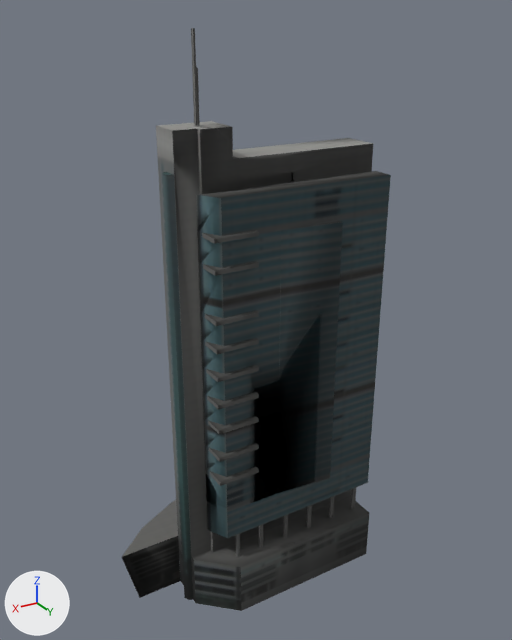
Two versions of the OBJ model app/static/3Ddemo/74403007/74403007.obj, one commit apart.
Rendered twice from a 50 mm lens placed at (111.5, 187.3, 188.3), pointed at (0.7, 2.7, 96.0). The axes (+X, +Y, +Z) are drawn at lower left. The lights are the same throughout. Where no turn or scale is listed for an object, it has been applied to the vertices.

In view in the first picture: '74403007'.
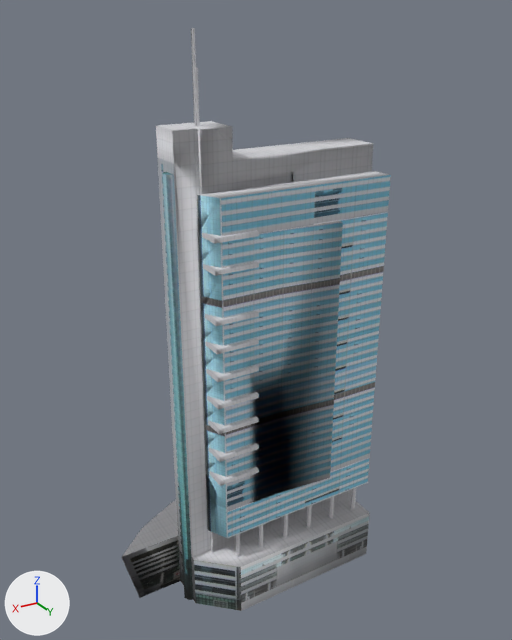
Location of each change, [x1, y1, x2, y2] in pixels of the pictures (512 x 640 px):
'74403007', recoloured (black to grey)
    both: [122, 28, 391, 611]

Diff of the bpy script that builds the scene:
```diff
--- a/app/static/3Ddemo/74403007/74403007.obj.py
+++ b/app/static/3Ddemo/74403007/74403007.obj.py
@@ img_b0001_d2_bmp @@
+img_b0001_d2_bmp = load_image('B0001-d2.bmp', 'B0001-d2.bmp', 1024, 1024, 'sRGB')
@@ mat_material__528 @@
+mat_material__528 = principled_material('Material__528')
+mat_material__528.texture = img_b0001_d2_bmp
+mat_material__528.roughness = 1.0
@@ me_74403007 @@
 me_74403007.from_pydata(...)  # 472 vertices, 645 faces; spans x -46.0..53.0, y -21.0..26.0, z 0.0..185.0
-me_74403007.materials.append(mat_material__490)  # picture img_b0001_d3_bmp
+me_74403007.materials.append(mat_material__528)  # picture img_b0001_d2_bmp
```
